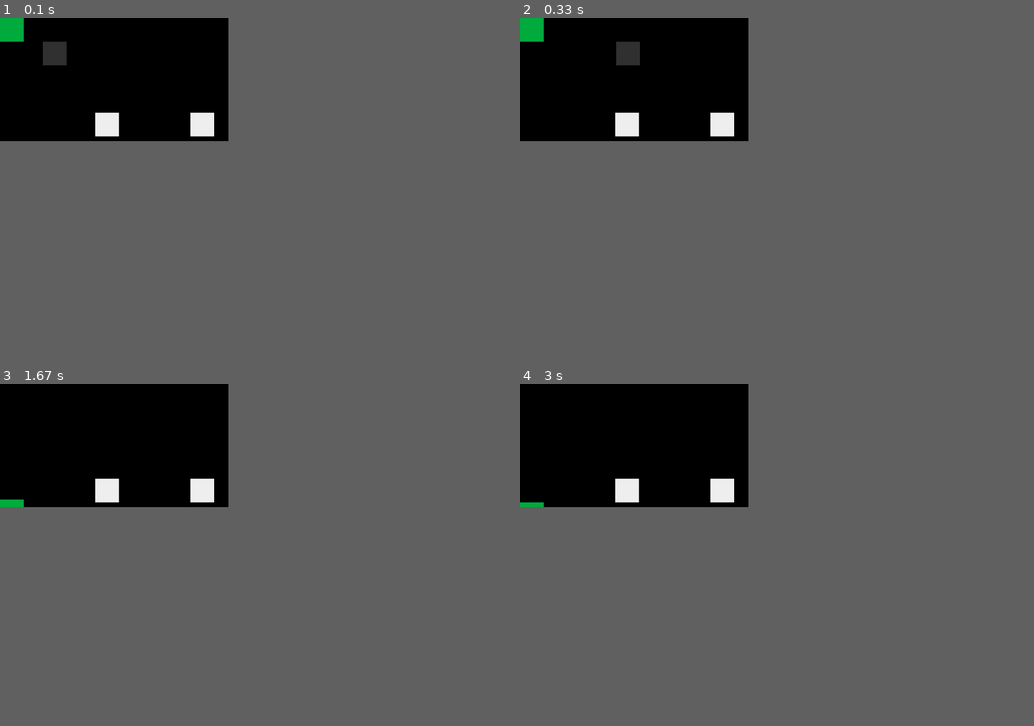
Above: before the commit, frames 1-4 (two rows, left to right).
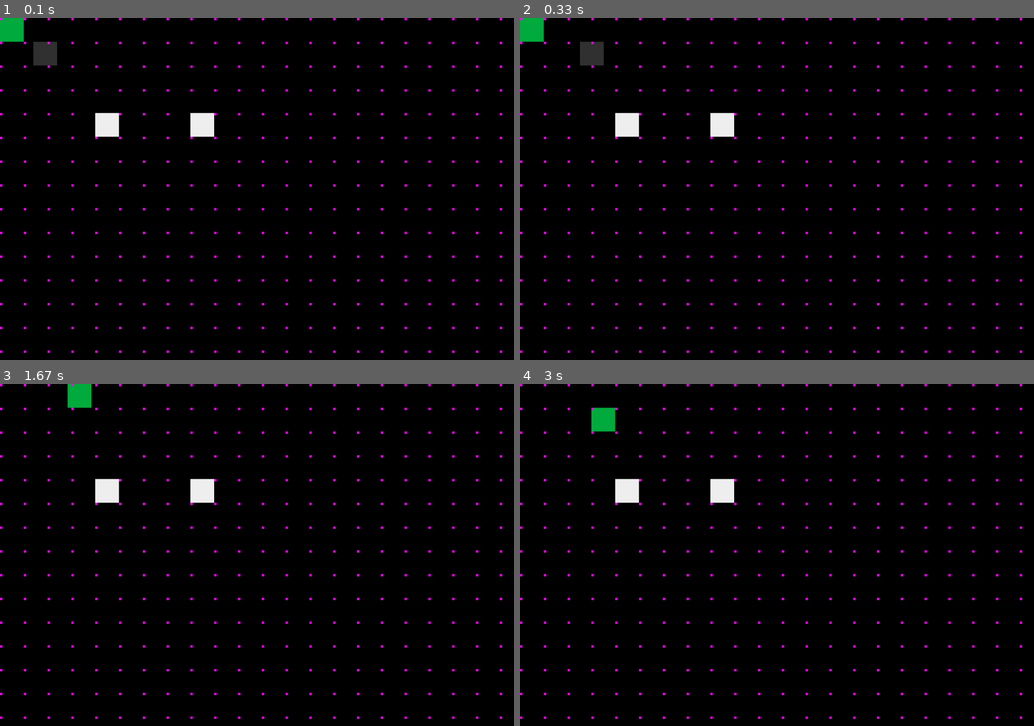
Above: after the commit, the same moments.

Repository: finnstamer/pygameInformatik
Game: pygame game, started from game.py
The game is run twice, just before and just after one commit, with the same random seed, the same clock (stepped at 60 frames per second) and the same inputs.
Inputs:
- Up to frame 1 (0.1 s): no input
- Up to frame 2 (0.33 s): no input
- Up to frame 3 (1.67 s): tap Esc at 0.33 s; hold Right 0.67-1.13 s; hold Up 1.17-1.63 s
- Up to frame 4 (3 s): hold Left 2.17-2.7 s; hold Down from 2.73 s (still down)
The window is 400x216 before the commit and 900x600 after it. Grey fills any space a smaller window leaves; there, only what the larger window draws over its background counts as a difference.

The runs differ from the first frame. In frame 1, 1.8% of the frame differs, in the area x 0-98%, y 0-98%; in frame 2, 2.2%; in frame 3, 2.0%; in frame 4, 1.9%.

Commit message:
SimpleMovementRoutine

Diff:
--- /dev/null
+++ b/base/core/Dependencies/NodeStorage.py
@@ -0,0 +1,21 @@
+from typing import Dict, List
+from base.object.GameObject import GameObject
+
+from base.object.KI.Node import Node
+from base.object.KI.PathFinder import PathFinder
+
+
+class NodeStorage():
+    grids: Dict[int, List[Node]] = {}
+
+    def add(obj: GameObject, grid: List[Node]):
+        NodeStorage.grids[obj.id] = grid
+
+    def find(obj: GameObject) -> List[Node]:
+        if obj.id in NodeStorage.grids:
+            return NodeStorage.grids[obj.id]
+        return PathFinder.generateDynamicNodes(obj)
+
+    def remove(obj: GameObject):
+        if obj.id in NodeStorage.grids:
+            del NodeStorage.grids[obj.id]
--- /dev/null
+++ b/base/core/Dependencies/NodeVisualizer.py
@@ -0,0 +1,29 @@
+from typing import List
+from base.core.Event.Event import Event
+from base.core.Event.Events import Events
+from base.core.Game import Game
+from base.object.GameObject import GameObject
+from base.object.Group import Group
+
+from base.object.KI.Node import Node
+
+
+class NodeVisualizer():
+    def __init__(self, nodes: List[Node], color=(250, 0, 250)) -> None:
+        self.nodes = nodes
+        self.objects = []
+        self.group = Group("nodes")
+        self.color = color
+
+    def setNodes(self, nodes: List[Node]):
+        self.nodes = nodes
+        return self
+
+    def start(self):
+        objs = list(map(lambda x: self.toObject(x), self.nodes))
+        self.group.clear(objs)
+        if Game.level is not None:
+            Game.level.addGroup(self.group)
+
+    def toObject(self, node: Node) -> GameObject:
+        return GameObject(node.pos, width=5, height=5, color=self.color)
--- a/base/core/Event/Events.py
+++ b/base/core/Event/Events.py
@@ -18,7 +18,8 @@
         for e in events:
             if e not in Events.subscribers:
                 Events.subscribers[e] = [obj]
-            Events.subscribers[e].append(obj)
+            if obj not in Events.subscribers[e]:
+                Events.subscribers[e].append(obj)
 
     @staticmethod
     def unsubscribe(obj: object, *events: str):
--- a/base/core/Level/Level.py
+++ b/base/core/Level/Level.py
@@ -21,8 +21,9 @@
         return f[0] if len(f) > 0 else None
 
     def addGroup(self, group: Group):
-        self.groups.append(group)
-        self.objects = self.allObjects()
+        if group not in self.groups:
+            self.groups.append(group)
+            self.objects = self.allObjects()
 
     def deactivate(self):
         for g in self.groups:
--- a/base/object/Group.py
+++ b/base/object/Group.py
@@ -29,6 +29,11 @@
 
     def remove(self, obj):
         self.objects.remove(obj)
+        return self
+
+    # Removes all elements and inserts the given
+    def clear(self, obj: List[GameObject] = []):
+        self.objects = obj
         return self
 
     def deactivate(self):
--- a/base/object/KI/Action.py
+++ b/base/object/KI/Action.py
@@ -1,7 +1,5 @@
 from base.core.Event.Event import Event
 from base.core.Event.Events import Events
-
-from base.object.GameObject import GameObject
 
 class Action():
     def __init__(self, start=None, end=None) -> None:
@@ -22,6 +20,9 @@
     def run(self) -> bool:
         raise NotImplementedError(f"Run method in {self.__class__.__name__} is missing.")
 
+    def isFinished(self) -> bool:
+        raise NotImplementedError(f"isFinished method in {self.__class__.__name__} is missing.")
+
     def receiveEvent(self, event: Event):
         if event.name == "game.tick" and self.state == 1:
             if self.isFinished():
@@ -29,6 +30,3 @@
                 self.state = 2
             else:
                 self.run()
-
-    def isFinished(self) -> bool:
-        raise NotImplementedError(f"isFinished method in {self.__class__.__name__} is missing.")
--- a/base/object/KI/PathFinder.py
+++ b/base/object/KI/PathFinder.py
@@ -93,19 +93,19 @@
     # TODO Add "diagonal Node block" => Add nodes in a triangle "block" to allow diagonal movement in a collision checked space
 
     @staticmethod
-    def find(start: Node, dest: Node, depth: int=5) -> List[Node]:
+    def find(start: Node, dest: Node, depth: int=5) -> List[List[Node]]:
         PathFinder.minActions = 750
         paths = PathFinder.findPaths(start, dest, depth=-1, maxDepth=depth, recPath=[start])
 
         # paths = PathFinder.nodesToIds(paths) # For testing
-        sortedPath = sorted(paths, key=lambda obj: len(obj))
+        sortedPaths = sorted(paths, key=lambda obj: len(obj))
 
-        print("------------------- ------------------ -------------------")
-        print("------------------- PATH FINDER RESULT -------------------")
-        print(f"------------------- root: {start.id} - dest: {dest.id} -------------------")
+        # print("------------------- ------------------ -------------------")
+        # print("------------------- PATH FINDER RESULT -------------------")
+        # print(f"------------------- root: {start.id} - dest: {dest.id} -------------------")
         # print(sortedPath)
-        print("------------------- ------------------ -------------------")
-        return sortedPath
+        # print("------------------- ------------------ -------------------")
+        return sortedPaths
 
 
     def findPaths(node: Node, dest: Node, recPath=[], depth=0, maxDepth=5) -> List[List[Node]]:
--- a/base/object/KI/Routine.py
+++ b/base/object/KI/Routine.py
@@ -11,7 +11,18 @@
         self.actions: List[Action] = []
         self.pendingAction: Action = None
 
+    def setActions(self, actions: List[Action]):
+        self.stopActions()
+        self.pendingAction = None
+        self.actions = actions
+        return self
+
+    def stopActions(self):
+        for a in self.actions:
+            Events.unsubscribe(a, "game.tick")
+
     def run(self):
+        print(len(self.actions))
         if self.pendingAction is None:
             if len(self.actions) == 0:
                 return
@@ -19,5 +30,5 @@
             self.pendingAction.start()
 
         if self.pendingAction.state == 2:
-            self.actions.remove(self.pendingAction)
+            self.actions.pop(0)
             self.pendingAction = None
--- a/base/object/KI/Routines/SimpleMovementRoutine.py
+++ b/base/object/KI/Routines/SimpleMovementRoutine.py
@@ -1,4 +1,6 @@
 from pygame import Vector2
+from base.core.Dependencies.NodeStorage import NodeStorage
+from base.core.Dependencies.NodeVisualizer import NodeVisualizer
 from base.core.Event.Event import Event
 from base.core.Event.Events import Events
 from base.object.GameObject import GameObject
@@ -7,33 +9,40 @@
 from base.object.KI.Routine import Routine
 
 class SimpleMovementRoutine(Routine):
-    def __init__(self, obj: GameObject, target: Vector2) -> None:
+    def __init__(self, obj: GameObject) -> None:
         super().__init__(obj)
-        self.target = target
+        self.grid = NodeStorage.find(obj)
+        self.target = None
+
+        self.gridVisualizer = NodeVisualizer(self.grid).start()
+        self.pathVisualizer = NodeVisualizer([])
 
     def createActions(self):
-        self.actions = []
-        nodes = PathFinder.generateDynamicNodes(self.object)
-        startNode = PathFinder.nearestNode(nodes, self.object.pos)
-        endNode = PathFinder.nearestNode(nodes, self.target)
-        paths = PathFinder.find(startNode, endNode)
+        startNode = PathFinder.nearestNode(self.grid, self.object.pos)
+        endNode = PathFinder.nearestNode(self.grid, self.target)
+        paths = PathFinder.find(startNode, endNode, 10)
 
         if len(paths) == 0:
             return
         path = paths[0]
+        self.pathVisualizer.setNodes(path).start()
 
+        actions = []
         for n in path:
-            print(n.pos)
             if n.pos is None:
                 continue
             lastPos = self.actions[-1].endState if len(self.actions) > 0 else self.object.pos
-            self.actions.append(MovementAction(self.object, lastPos, n.pos))
+            actions.append(MovementAction(self.object, lastPos, n.pos))
+        self.setActions(actions)
 
-        self.object.pos = self.actions[0].startState
+    def stop(self):
+        Events.unsubscribe(self, "game.tick")
+        return self
 
-    def start(self):
-        Events.subscribe(self, "game.start", "game.tick")
+    def start(self, target: Vector2):
+        self.target = target
         self.createActions()
+        Events.subscribe(self, "game.tick")
 
     def receiveEvent(self, event: Event):
         if event.name == "game.tick":
--- a/objects/collectables/Ektoplasma.py
+++ b/objects/collectables/Ektoplasma.py
@@ -24,4 +24,4 @@
 
         if e.name == self.collisionEvent:
             Ektoplasma.collected += 1
-            self.active = False
+            # self.active = False
--- a/objects/player/Player.py
+++ b/objects/player/Player.py
@@ -23,30 +23,31 @@
         self.direction = 1 # Right
 
         Game.use(Controls)
-        Events.subscribe(self, "game.tick", "game.start", "game.dependency.tick")
+        Events.subscribe(self, "game.tick", "game.start")
 
     def default(self, obj):
         obj.color = (0, 250, 250)
         return obj
 
     def receiveEvent(self, event: Event):
+        if event.name == "game.start":
+            self.routine = SimpleMovementRoutine(Factory.get("ekto1"))
+
         if event.name == "game.tick":
             keys = Controls.keys
             self.control(keys)
             self.move(self.nextPos())
 
             if keys["escape"]:
-                routine = SimpleMovementRoutine(Factory.get("ekto1"), pygame.Vector2(0, 300))
-                routine.start()
-                # Events.dispatch("game.stop")
+                self.routine.stop().start(self.pos)
 
     def nextPos(self) -> pygame.Vector2:
         return {
-            0: lambda: pygame.Vector2(self.pos.x, self.pos.y - self.speed),
-            1: lambda: pygame.Vector2(self.pos.x + self.speed, self.pos.y),
-            2: lambda: pygame.Vector2(self.pos.x, self.pos.y + self.speed),
-            3: lambda: pygame.Vector2(self.pos.x - self.speed, self.pos.y)
-        }[self.direction]()
+            0: pygame.Vector2(self.pos.x, self.pos.y - self.speed),
+            1: pygame.Vector2(self.pos.x + self.speed, self.pos.y),
+            2: pygame.Vector2(self.pos.x, self.pos.y + self.speed),
+            3: pygame.Vector2(self.pos.x - self.speed, self.pos.y)
+        }[self.direction]
 
     def control(self, keys: Dict[str, bool]):
         if keys["up"]:
--- a/settings.py
+++ b/settings.py
@@ -1,6 +1,6 @@
 import pygame
 
 global screen
-screenRes = (480, 260)
-# screenRes = (1080, 720)
+# screenRes = (480, 260)
+screenRes = (1080, 720)
 screen = pygame.display.set_mode(screenRes)
